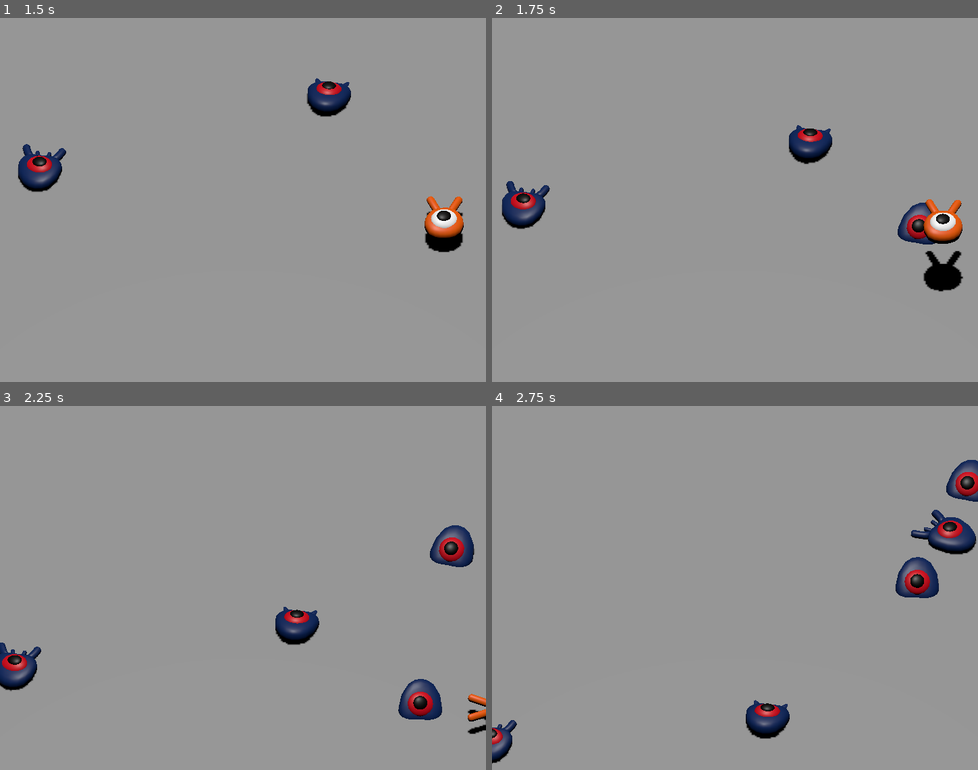
Above: before the commit, frames 1-4 (two rows, left to right).
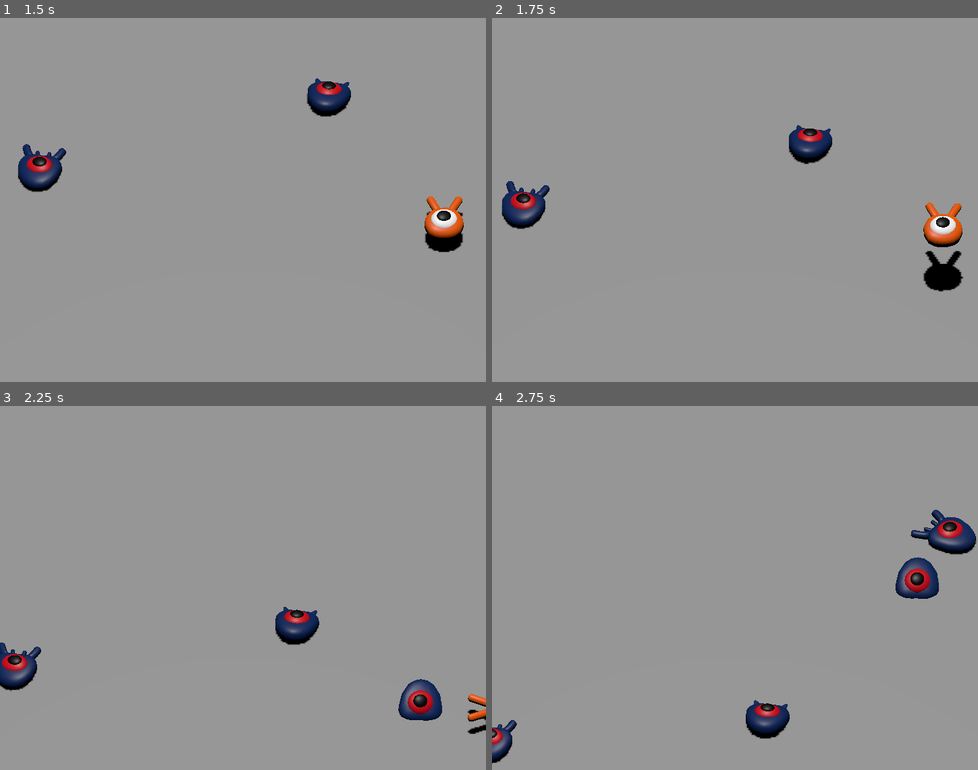
Above: after the commit, the same moments.

Repository: erikvelf/squash-the-creeps
Game: Godot game, scene res://main.tscn
The game is run twice, just before and just after one commit, with the same random seed, the same clock (stepped at 60 frames per second) and the same inputs. This scene is started directly instead of the project's main scene.
Inputs:
- Up to frame 1 (1.5 s): tap Enter at 0.5 s; hold D (move_right) 0.53-1.28 s; tap Space (jump) at 0.77 s; hold S (move_back) from 1.28 s (still down)
- Up to frame 2 (1.75 s): keep holding S (move_back); tap Space (jump) at 1.52 s
- Up to frame 3 (2.25 s): release S (move_back) at 2.03 s; hold D (move_right) from 2.03 s (still down)
- Up to frame 4 (2.75 s): keep holding D (move_right)

Frame 1 is identical in both runs. In frame 2, 1.1% of the frame differs, in the area x 83-97%, y 49-63%; in frame 3, 0.9%; in frame 4, 0.7%.

Commit message:
Made squash mob detection

Diff:
--- a/main.tscn
+++ b/main.tscn
@@ -77,7 +77,7 @@
 curve = SubResource("Curve3D_h2yge")
 
 [node name="SpawnLocation" type="PathFollow3D" parent="SpawnPath"]
-transform = Transform3D(0.0115575, 0, -0.999933, 0, 1, 0, 0.999933, 0, 0.0115575, -8.91565, 0, -13.919)
+transform = Transform3D(0.0115575, 0, -0.999932, 0, 1, 0, 0.999932, 0, 0.0115575, -8.91565, 0, -13.919)
 
 [node name="MobTimer" type="Timer" parent="."]
 wait_time = 0.5
--- a/mob.gd
+++ b/mob.gd
@@ -4,6 +4,7 @@
 @export var min_speed = 10
 # Maximum speed of the mob in meters per second.
 @export var max_speed = 18
+signal squashed
 
 func initialize(start_position, player_position):
 	# We position the mob by placing it at start_position
@@ -29,6 +30,9 @@
 func _physics_process(_delta):
 	move_and_slide()
 
+func squash():
+	squashed.emit()
+	queue_free()
 
 func _on_visible_on_screen_notifier_3d_screen_exited() -> void:
 	queue_free()
--- a/mob.tscn
+++ b/mob.tscn
@@ -6,7 +6,7 @@
 [sub_resource type="BoxShape3D" id="BoxShape3D_dy6sc"]
 size = Vector3(1.6793, 0.880737, 2.14108)
 
-[node name="Mob" type="CharacterBody3D"]
+[node name="Mob" type="CharacterBody3D" groups=["mob"]]
 collision_layer = 2
 collision_mask = 0
 script = ExtResource("1_nokgg")
--- a/player.gd
+++ b/player.gd
@@ -6,6 +6,10 @@
 @export var fall_acceleration = 75
 # Vertical impulse applied to the character upon jumping in meters per second.
 @export var jump_impulse = 20
+
+# Vertical impulse applied to the character upon bouncing over a mob in
+# meters per second.
+@export var bounce_impulse = 16
 
 var target_velocity = Vector3.ZERO
 
@@ -42,3 +46,17 @@
 	# Moving the character
 	velocity = target_velocity
 	move_and_slide() # Don't stop, slide if possible, very powerful !!!
+
+	for index in range(get_slide_collision_count()):
+		var collision = get_slide_collision(index)
+
+		if collision.get_collider() == null:
+			continue
+
+		if collision.get_collider().is_in_group("mob"):
+			var mob = collision.get_collider()
+
+			if Vector3.UP.dot(collision.get_normal()) > 0.6:
+				mob.squash()
+				target_velocity.y = bounce_impulse
+				break
--- a/project.godot
+++ b/project.godot
@@ -19,6 +19,10 @@
 
 window/size/viewport_width=720
 window/size/viewport_height=540
+
+[global_group]
+
+mob=""
 
 [input]
 
